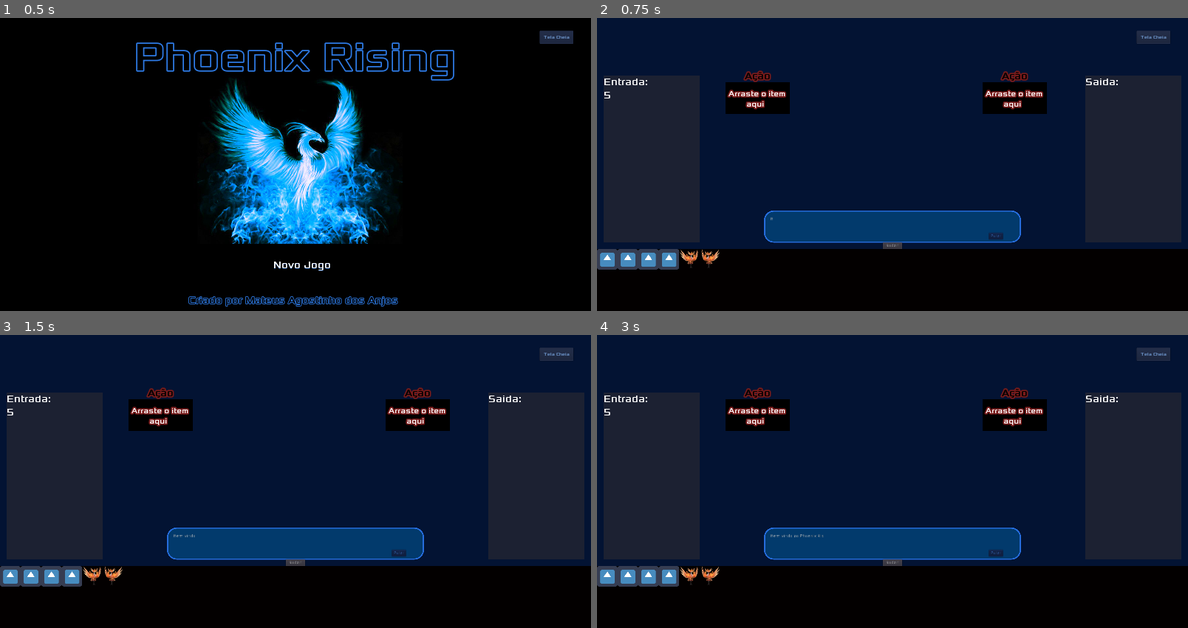
Above: before the commit, frames 1-4 (two rows, left to right).
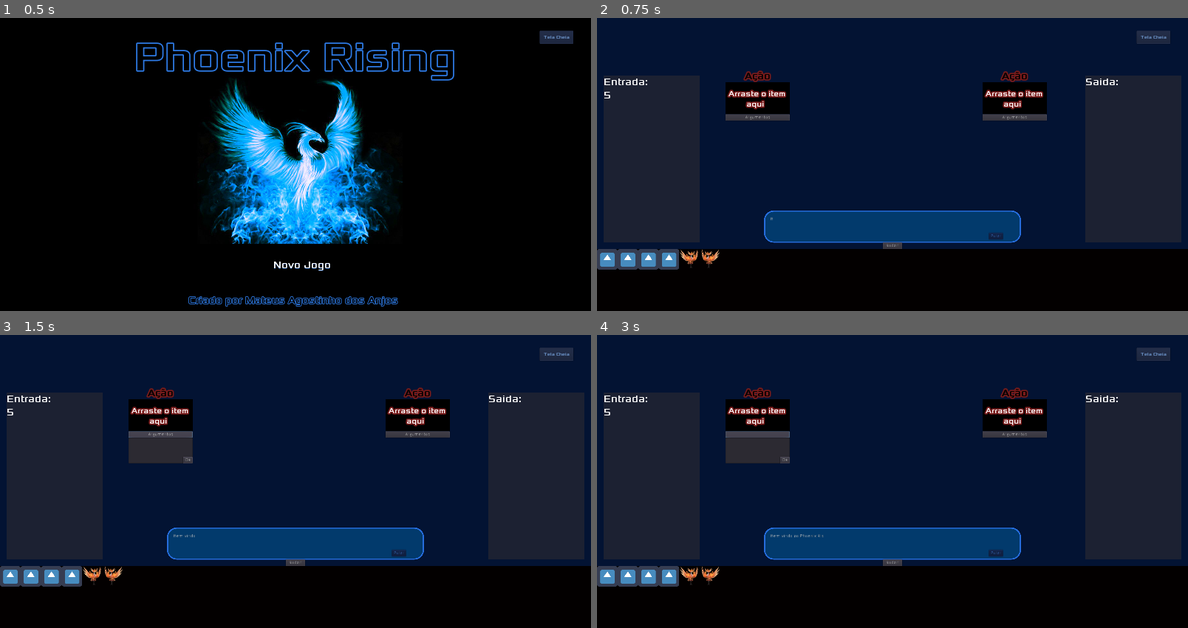
Above: after the commit, the same moments.

Repository: MateusdosAnjos/MAC0499
Game: Godot game, scene res://TelaInicial/TitleScreen.tscn
Two runs of this game, one before a commit and one after it. Both use one fixed random seed, a clock stepped at 60 frames per second and the inputs below.
Inputs (mouse positions are in pixels of both pictures, inside the frame that each line leads up to):
- Up to frame 1 (0.5 s): no input
- Up to frame 2 (0.75 s): click "Novo Jogo" at 0.5 s
- Up to frame 3 (1.5 s): click (159, 434) at 1.25 s, where only the run after the commit has a clickable "Argumentos"
- Up to frame 4 (3 s): click (786, 460) at 2 s, where only the run after the commit has a clickable "Ok"; click (756, 434) at 2.77 s

Frame 1 is identical in both runs. In frame 2, 0.5% of the frame differs, in the area x 21-77%, y 32-36%; in frame 3, 1.5%, in the area x 21-77%, y 32-44%; in frame 4, 1.5%.

Commit message:
Adicionado espaço para Argumentos

Diff:
--- a/Phoenix Rising/ActionSpace/ActionSpace.tscn
+++ b/Phoenix Rising/ActionSpace/ActionSpace.tscn
@@ -1,7 +1,8 @@
-[gd_scene load_steps=5 format=2]
+[gd_scene load_steps=6 format=2]
 
 [ext_resource path="res://ActionSpace/Action.gd" type="Script" id=1]
 [ext_resource path="res://acessorios/fonts/Xolonium-Regular.ttf" type="DynamicFontData" id=2]
+[ext_resource path="res://ActionSpace/ArgumentButton.gd" type="Script" id=3]
 
 [sub_resource type="DynamicFont" id=1]
 size = 32
@@ -42,3 +43,24 @@
 custom_fonts/font = SubResource( 2 )
 text = "Arraste o item
         aqui"
+
+[node name="ArgumentButton" type="Button" parent="."]
+margin_top = 100.0
+margin_right = 200.0
+margin_bottom = 120.0
+text = "Argumentos"
+script = ExtResource( 3 )
+
+[node name="Argument" type="TextEdit" parent="ArgumentButton"]
+margin_top = 20.0
+margin_right = 200.0
+margin_bottom = 100.0
+
+[node name="ArgumentOk" type="Button" parent="ArgumentButton/Argument"]
+margin_left = 170.0
+margin_top = 60.0
+margin_right = 200.0
+margin_bottom = 80.0
+text = "Ok"
+[connection signal="pressed" from="ArgumentButton" to="ArgumentButton" method="_on_ArgumentButton_pressed"]
+[connection signal="pressed" from="ArgumentButton/Argument/ArgumentOk" to="ArgumentButton" method="_on_ArgumentOk_pressed"]
--- /dev/null
+++ b/Phoenix Rising/ActionSpace/ArgumentButton.gd
@@ -0,0 +1,11 @@
+extends Button
+
+func _ready():
+    $Argument.hide()
+
+func _on_ArgumentButton_pressed():
+    $Argument.show()
+
+func _on_ArgumentOk_pressed():
+    self.text = $Argument.text
+    $Argument.hide()
